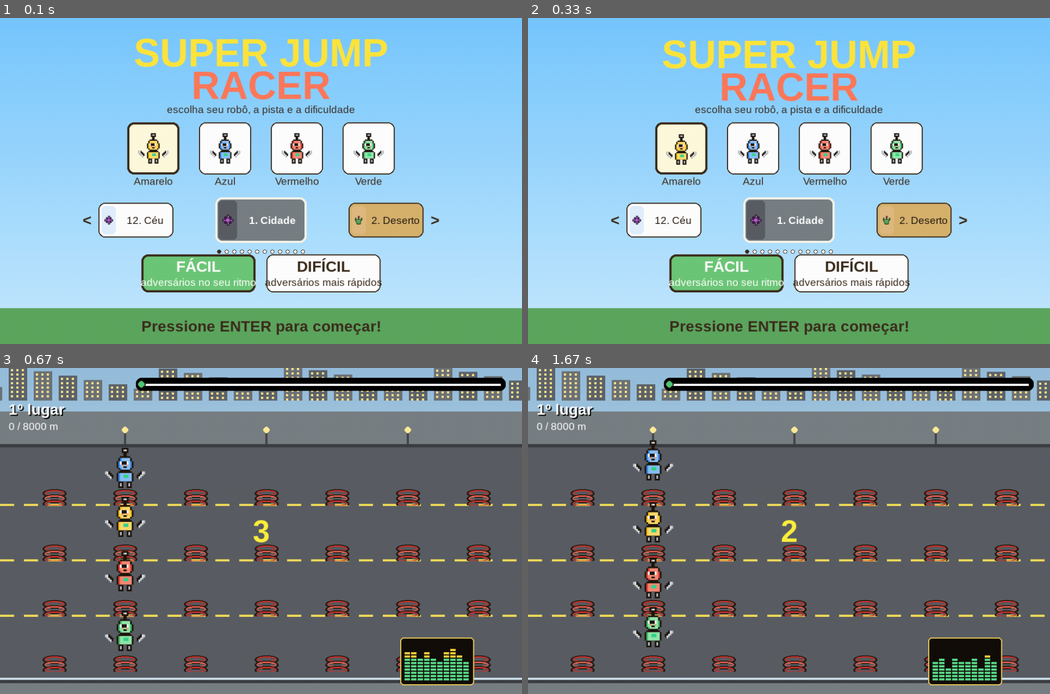
Above: before the commit, frames 1-4 (two rows, left to right).
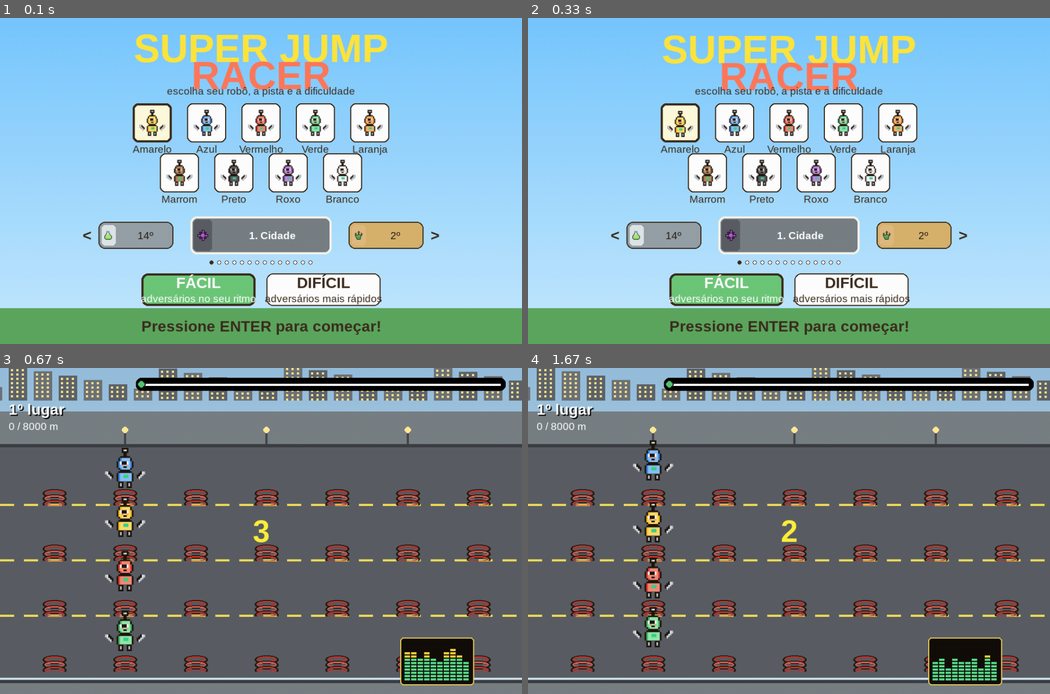
Above: after the commit, the same moments.

Repository: VovoJoca/Jump-Racer-by-Joao
Game: pygame game, started from main.py
The game is run twice, just before and just after one commit, with the same random seed, the same clock (stepped at 60 frames per second) and the same inputs.
Inputs:
- Up to frame 1 (0.1 s): no input
- Up to frame 2 (0.33 s): no input
- Up to frame 3 (0.67 s): tap Enter at 0.33 s
- Up to frame 4 (1.67 s): hold Right 0.67-1.13 s

The runs differ from the first frame. In frame 1, 26% of the frame differs, in the area x 15-85%, y 4-89%; in frame 2, 26%, in the area x 15-85%, y 5-89%; in frame 3, nothing differs; in frame 4, nothing differs.

Commit message:
test
teste

Diff:
--- a/main.py
+++ b/main.py
@@ -100,8 +100,12 @@
 MAX_DT = 1.0 / 20.0        # trava o passo de tempo (evita saltos grandes em engasgos)
 COLLIDE_RADIUS = 24        # raio de detecção de estrela/espinho (mundo)
 
-RACER_COLORS = ["yellow", "blue", "red", "green"]
-COLOR_LABELS = {"yellow": "Amarelo", "blue": "Azul", "red": "Vermelho", "green": "Verde"}
+RACER_COLORS = ["yellow", "blue", "red", "green", "orange", "brown", "black", "purple", "white"]
+COLOR_LABELS = {
+    "yellow": "Amarelo", "blue": "Azul", "red": "Vermelho", "green": "Verde",
+    "orange": "Laranja", "brown": "Marrom", "black": "Preto", "purple": "Roxo",
+    "white": "Branco",
+}
 
 # faixas de velocidade da IA por dificuldade (relativas à sua velocidade base)
 DIFFICULTY_SKILL = {
@@ -173,6 +177,16 @@
      "sky_top": (140, 200, 255), "sky_bottom": (255, 255, 255),
      "side_color": (255, 255, 255), "track_color": (225, 240, 255), "track_edge": (180, 210, 240),
      "lane_line": (255, 210, 90), "obstacle_sprite": "spike", "decor": "ceu"},
+
+    {"key": "tabuleiro",  "n": 13, "label": "13. Jogos de Tabuleiro",
+     "sky_top": (250, 235, 210), "sky_bottom": (255, 248, 232),
+     "side_color": (120, 78, 48), "track_color": (238, 222, 190), "track_edge": (170, 140, 100),
+     "lane_line": (200, 60, 55), "obstacle_sprite": "tabuleiro", "decor": "tabuleiro"},
+
+    {"key": "laboratorio", "n": 14, "label": "14. Laboratório",
+     "sky_top": (205, 225, 235), "sky_bottom": (235, 245, 248),
+     "side_color": (150, 160, 168), "track_color": (222, 230, 233), "track_edge": (170, 180, 186),
+     "lane_line": (90, 200, 150), "obstacle_sprite": "laboratorio", "decor": "laboratorio"},
 ]
 TRACKS_BY_KEY = {t["key"]: t for t in TRACKS}
 
@@ -203,7 +217,8 @@
               [f"robot_{c}_squash.png" for c in RACER_COLORS] + \
               ["star.png", "spike.png", "cactus.png", "sun.png", "spring_tile.png", "finish_flag.png",
                "obstacle_neve.png", "obstacle_vulcao.png", "obstacle_floresta.png",
-               "obstacle_comida.png", "obstacle_assombrada.png"]
+               "obstacle_comida.png", "obstacle_assombrada.png",
+               "obstacle_tabuleiro.png", "obstacle_laboratorio.png"]
     if all(os.path.exists(os.path.join(ASSET_DIR, n)) for n in needed):
         return
     os.makedirs(ASSET_DIR, exist_ok=True)
@@ -256,6 +271,11 @@
         "blue":   ((60, 140, 235, 255), (140, 195, 250, 255)),
         "red":    ((230, 70, 60, 255),  (250, 140, 120, 255)),
         "green":  ((70, 190, 110, 255), (150, 235, 175, 255)),
+        "orange": ((255, 140, 30, 255), (255, 185, 110, 255)),
+        "brown":  ((140, 95, 55, 255),  (185, 140, 95, 255)),
+        "black":  ((55, 55, 60, 255),   (95, 95, 102, 255)),
+        "purple": ((150, 80, 200, 255), (195, 140, 230, 255)),
+        "white":  ((225, 228, 232, 255), (250, 251, 253, 255)),
     }
     for name, (main, hi) in VARIANTS.items():
         pal = dict(BASE_PALETTE)
@@ -381,6 +401,37 @@
     ]
     save_sprite(ghost_rows, os.path.join(ASSET_DIR, "obstacle_assombrada.png"), GHOST_PAL, scale=8)
 
+    # ---- dado (obstáculo da pista Jogos de Tabuleiro) ----
+    DICE_PAL = {
+        '.': (0, 0, 0, 0), 'D': (40, 30, 25, 255),
+        'W': (250, 248, 245, 255), 'w': (225, 222, 218, 255),
+        'K': (35, 35, 40, 255), 'R': (215, 55, 50, 255),
+    }
+    dice_rows = [
+        "DDDDDDDDDDDDD.", "DWWWWWWWWWWWD.", "DWK.W.W.WKWWD.",
+        "DWWWWWWWWWWWD.", "DWWKWWWWWKWWD.", "DWWWWWWWWWWWD.",
+        "DWK.W.W.WKWWD.", "DWWWWWWWWWWWD.", "DWWWWWWWWWWWD.",
+        "DWWWKWWWKWWWD.", "DWWWWWWWWWWWD.", "DwwwwwwwwwwwD",
+        "DDDDDDDDDDDDD",
+    ]
+    save_sprite(dice_rows, os.path.join(ASSET_DIR, "obstacle_tabuleiro.png"), DICE_PAL, scale=6)
+
+    # ---- frasco borbulhante (obstáculo da pista Laboratório) ----
+    FLASK_PAL = {
+        '.': (0, 0, 0, 0), 'D': (35, 40, 45, 255),
+        'G': (150, 230, 100, 255), 'g': (200, 250, 150, 255),
+        'S': (210, 230, 235, 255), 's': (240, 250, 252, 255),
+        'B': (255, 255, 255, 200),
+    }
+    flask_rows = [
+        "....DSSD.......", "....DSSD.......", "....DSSD.......",
+        "...DSssSD......", "...DSssSD......", "..DSGggGSD.....",
+        ".DSGGgGgGSD....", ".DGGgGGGgGGD...", "DGGgGGBGGgGGD..",
+        "DGGGgGGGgGGGD..", "DGgGGGgGGGgGD..", "DGGGgGGGGgGGD..",
+        ".DGGGGgGGGGD...", "..DDDDDDDDD....",
+    ]
+    save_sprite(flask_rows, os.path.join(ASSET_DIR, "obstacle_laboratorio.png"), FLASK_PAL, scale=7)
+
     # ---- sol (decoração da pista deserto) ----
     sun_size = 96
     sun_img = Image.new('RGBA', (sun_size, sun_size), (0, 0, 0, 0))
@@ -831,11 +882,13 @@
 floresta_img = load("obstacle_floresta.png", (42, 40))
 comida_img = load("obstacle_comida.png", (36, 40))
 assombrada_img = load("obstacle_assombrada.png", (40, 40))
+tabuleiro_img = load("obstacle_tabuleiro.png", (38, 38))
+laboratorio_img = load("obstacle_laboratorio.png", (36, 40))
 sun_img = load("sun.png", (72, 72))
 OBSTACLE_IMG = {
     "spike": spike_img, "cactus": cactus_img, "neve": neve_img,
     "vulcao": vulcao_img, "floresta": floresta_img, "comida": comida_img,
-    "assombrada": assombrada_img,
+    "assombrada": assombrada_img, "tabuleiro": tabuleiro_img, "laboratorio": laboratorio_img,
 }
 spring_img = load("spring_tile.png", (48, 30))
 flag_img = load("finish_flag.png", (32, 24))
@@ -1122,6 +1175,39 @@
             cy = 12 + (i % 3) * 16
             pygame.draw.ellipse(surf, (255, 255, 255), (cx, cy, 90, 30))
             pygame.draw.ellipse(surf, (255, 255, 255), (cx + 36, cy - 10, 60, 26))
+    elif decor == "tabuleiro":
+        # cartas de baralho e pecas de xadrez flutuando no "ceu" da mesa
+        off = int(cam_x * 0.12) % 240
+        card_colors = [(230, 60, 60), (40, 40, 45), (230, 60, 60), (40, 40, 45)]
+        for i in range(-1, 5):
+            dx = i * 240 - off + 60
+            cy = 14 + (i % 2) * 20
+            col = card_colors[i % len(card_colors)]
+            pygame.draw.rect(surf, (250, 248, 240), (dx, cy, 26, 36), border_radius=3)
+            pygame.draw.rect(surf, (60, 45, 30), (dx, cy, 26, 36), width=2, border_radius=3)
+            pygame.draw.circle(surf, col, (dx + 13, cy + 18), 7)
+        piece_off = int(cam_x * 0.18) % 300
+        for i in range(-1, 3):
+            dx = i * 300 - piece_off + 200
+            pygame.draw.polygon(surf, (50, 45, 40), [(dx - 10, 58), (dx + 10, 58), (dx + 5, 20), (dx - 5, 20)])
+            pygame.draw.circle(surf, (50, 45, 40), (dx, 16), 8)
+    elif decor == "laboratorio":
+        # bolhas subindo e uma helice de DNA estilizada ao fundo
+        bub_off = int(cam_x * 0.3) % 40
+        for i in range(20):
+            sx = (i * 61 - bub_off) % (WIDTH + 30) - 15
+            sy = 55 - ((i * 37 + int(cam_x * 0.5)) % 55)
+            r = 2 + (i % 3)
+            pygame.draw.circle(surf, (150, 220, 235), (int(sx), int(sy)), r, width=1)
+        dna_off = int(cam_x * 0.1) % 200
+        for i in range(-1, 5):
+            dx = i * 200 - dna_off + 100
+            for k in range(6):
+                yk = 4 + k * 9
+                spread = 14 * math.sin(k * 0.9)
+                pygame.draw.line(surf, (120, 200, 160), (dx - spread, yk), (dx + spread, yk), 2)
+                pygame.draw.circle(surf, (90, 170, 220), (int(dx - spread), yk), 2)
+                pygame.draw.circle(surf, (230, 110, 130), (int(dx + spread), yk), 2)
 
 
 def draw_ground_decor(surf, cam_x, decor):
@@ -1165,6 +1251,14 @@
             elif decor == "cidade":
                 pygame.draw.rect(surf, (70, 70, 75), (sx - 2, TRACK_TOP - 34, 4, 24))
                 pygame.draw.circle(surf, (255, 235, 150), (sx, TRACK_TOP - 36), 6)
+            elif decor == "tabuleiro":
+                img = pygame.transform.smoothscale(tabuleiro_img, (26, 26))
+                surf.blit(img, (sx - 13, TRACK_TOP - 38))
+                surf.blit(img, (sx - 13, TRACK_BOTTOM + 26))
+            elif decor == "laboratorio":
+                img = pygame.transform.smoothscale(laboratorio_img, (24, 26))
+                surf.blit(img, (sx - 12, TRACK_TOP - 40))
+                surf.blit(img, (sx - 12, TRACK_BOTTOM + 26))
         wx += spacing
         i += 1
 
@@ -1377,42 +1471,49 @@
         pygame.draw.line(surf, color, (0, y), (WIDTH, y))
     pygame.draw.rect(surf, (94, 168, 96), (0, HEIGHT - 66, WIDTH, 66))
 
-    bob = math.sin(t * 3) * 5
+    bob = math.sin(t * 3) * 4
     title1 = font_title.render("SUPER JUMP", True, (255, 230, 60))
     title2 = font_title.render("RACER", True, (255, 120, 90))
-    surf.blit(title1, title1.get_rect(center=(WIDTH // 2, 62 + bob)))
-    surf.blit(title2, title2.get_rect(center=(WIDTH // 2, 122 + bob)))
+    surf.blit(title1, title1.get_rect(center=(WIDTH // 2, 54 + bob)))
+    surf.blit(title2, title2.get_rect(center=(WIDTH // 2, 104 + bob)))
 
     sub = font_small.render("escolha seu robô, a pista e a dificuldade", True, (60, 50, 40))
-    surf.blit(sub, sub.get_rect(center=(WIDTH // 2, 168)))
-
-    # ---- seleção de cor ----
-    color_rects = []
-    n = len(RACER_COLORS)
-    spacing = 132
-    start_x = WIDTH // 2 - spacing * (n - 1) / 2
-    cy_color = 240
-    for i, c in enumerate(RACER_COLORS):
-        cx = int(start_x + i * spacing)
-        rect = pygame.Rect(cx - 48, cy_color - 48, 96, 96)
-        color_rects.append(rect)
-        selected = (i == selected_color_idx)
-        bg = (255, 250, 220) if selected else (255, 255, 255)
-        pygame.draw.rect(surf, bg, rect, border_radius=12)
-        pygame.draw.rect(surf, (60, 45, 30), rect, width=4 if selected else 2, border_radius=12)
-        icon = ROBOT_ICON[c]
-        bob_i = math.sin(t * 3 + i) * (3 if selected else 0)
-        surf.blit(icon, (cx - icon.get_width() // 2, cy_color - icon.get_height() // 2 + int(bob_i)))
-        lbl = font_small.render(COLOR_LABELS[c], True, (60, 45, 30))
-        surf.blit(lbl, lbl.get_rect(center=(cx, cy_color + 60)))
-
-    # ---- seleção de pista (carrossel, já que são 12 opções) ----
+    surf.blit(sub, sub.get_rect(center=(WIDTH // 2, 134)))
+
+    # ---- seleção de cor (duas fileiras, já que agora são 9 opções) ----
+    color_rects = [None] * len(RACER_COLORS)
+    box = 72
+    spacing = 100
+    rows = [RACER_COLORS[0:5], RACER_COLORS[5:9]]
+    cy_rows = [193, 285]
+    idx_base = 0
+    for row, cy_color in zip(rows, cy_rows):
+        n_row = len(row)
+        start_x = WIDTH // 2 - spacing * (n_row - 1) / 2
+        for j, c in enumerate(row):
+            i = idx_base + j
+            cx = int(start_x + j * spacing)
+            rect = pygame.Rect(cx - box // 2, cy_color - box // 2, box, box)
+            color_rects[i] = rect
+            selected = (i == selected_color_idx)
+            bg = (255, 250, 220) if selected else (255, 255, 255)
+            pygame.draw.rect(surf, bg, rect, border_radius=10)
+            pygame.draw.rect(surf, (60, 45, 30), rect, width=4 if selected else 2, border_radius=10)
+            icon = pygame.transform.smoothscale(ROBOT_ICON[c], (48, 48))
+            bob_i = math.sin(t * 3 + i) * (3 if selected else 0)
+            surf.blit(icon, (cx - icon.get_width() // 2, cy_color - icon.get_height() // 2 + int(bob_i)))
+            lbl = font_small.render(COLOR_LABELS[c], True, (60, 45, 30))
+            surf.blit(lbl, lbl.get_rect(center=(cx, cy_color + box // 2 + 12)))
+        idx_base += n_row
+
+    # ---- seleção de pista (carrossel, já que são 14 opções) ----
     idx = next(i for i, tr in enumerate(TRACKS) if tr["key"] == track_theme)
-    cy_track = 372
-    card_w, card_h = 168, 84
+    cy_track = 400
+    card_w, card_h = 168, 70
+    big_card_w = 260  # maior que o das laterais, pra caber nomes de pista compridos
 
     def draw_track_card(cx, cfg, big):
-        w, h = (card_w, card_h) if big else (card_w - 30, card_h - 20)
+        w, h = (big_card_w, card_h) if big else (card_w - 30, card_h - 20)
         rect = pygame.Rect(cx - w // 2, cy_track - h // 2, w, h)
         bg = cfg["side_color"]
         luminance = 0.299 * bg[0] + 0.587 * bg[1] + 0.114 * bg[2]
@@ -1428,11 +1529,15 @@
             surf.blit(small, (icon_rect.centerx - small.get_width() // 2,
                                icon_rect.centery - small.get_height() // 2))
         f = font_track_label if big else font_small
-        lbl = f.render(cfg["label"], True, text_col)
+        # nos cards laterais (menores), mostra só o número da pista pra
+        # nunca vazar da tela, não importa quão comprido seja o nome —
+        # o nome completo aparece no card grande (central)
+        text_to_show = cfg["label"] if big else f"{cfg['n']}º"
+        lbl = f.render(text_to_show, True, text_col)
         label_area = pygame.Rect(icon_rect.right + 6, rect.y, rect.right - icon_rect.right - 10, rect.height)
         lbl_rect = lbl.get_rect(center=label_area.center)
         if lbl_rect.width > label_area.width:
-            lbl = font_small.render(cfg["label"], True, text_col)
+            lbl = font_small.render(text_to_show, True, text_col)
             lbl_rect = lbl.get_rect(center=label_area.center)
         surf.blit(lbl, lbl_rect)
         return rect
@@ -1448,7 +1553,7 @@
     surf.blit(arrow_l, arrow_l.get_rect(center=(WIDTH // 2 - 320, cy_track)))
     surf.blit(arrow_r, arrow_r.get_rect(center=(WIDTH // 2 + 320, cy_track)))
 
-    dots_y = cy_track + 58
+    dots_y = cy_track + 50
     dot_spacing = 14
     dots_start = WIDTH // 2 - dot_spacing * (len(TRACKS) - 1) / 2
     for i in range(len(TRACKS)):
@@ -1464,10 +1569,10 @@
     diff_rects = {}
     diff_labels = [("facil", "FÁCIL", "adversários no seu ritmo"),
                    ("dificil", "DIFÍCIL", "adversários mais rápidos")]
-    dw, dh = 210, 70
+    dw, dh = 210, 60
     dspacing = 230
     dstart_x = WIDTH // 2 - dspacing / 2
-    cy_diff = 470
+    cy_diff = 500
     for i, (key, label, desc) in enumerate(diff_labels):
         dx = int(dstart_x + i * dspacing - dw / 2)
         rect = pygame.Rect(dx, cy_diff - dh // 2, dw, dh)
Not shown, changed: assets/custom_theme08.mp3
Not shown, changed: assets/custom_theme09.mp3
Not shown, changed: assets/custom_theme10.mp3
Not shown, changed: assets/custom_theme11.mp3
Not shown, changed: assets/custom_theme12.mp3
Not shown, changed: assets/custom_theme13.mp3
Not shown, changed: assets/custom_theme14.mp3
